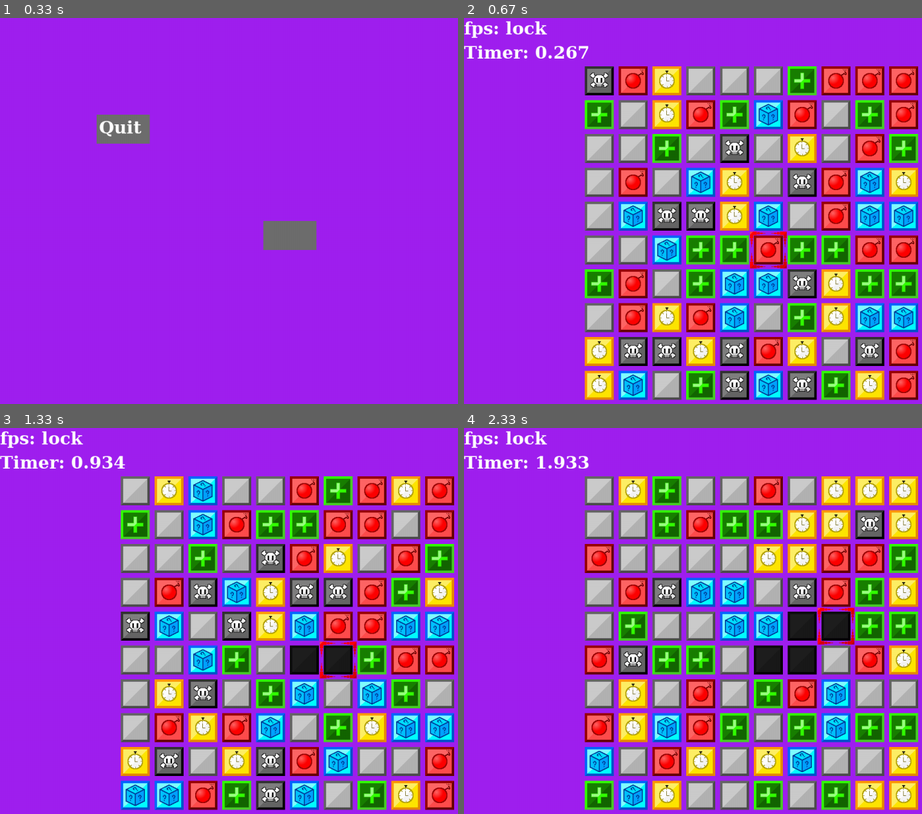
Above: before the commit, frames 1-4 (two rows, left to right).
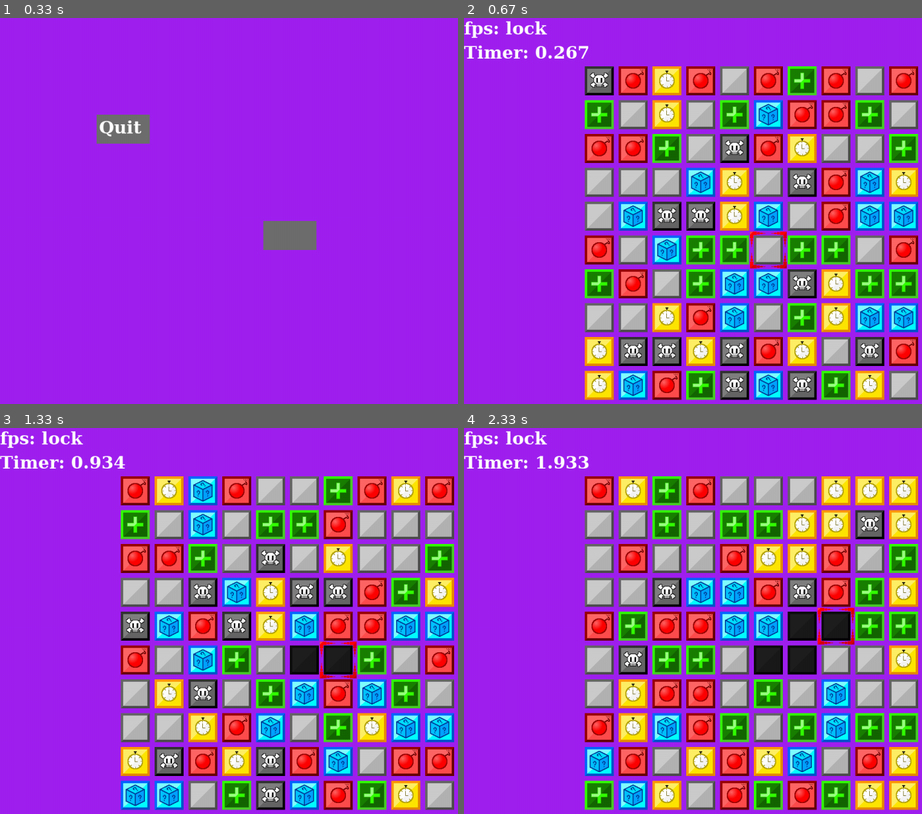
Above: after the commit, the same moments.

Repository: GitHubBoi415/Pygame-game
Game: pygame game, started from test.py
The game is run twice, just before and just after one commit, with the same random seed, the same clock (stepped at 60 frames per second) and the same inputs.
Inputs (mouse positions are in pixels of both pictures, inside the frame that each line leads up to):
- Up to frame 1 (0.33 s): no input
- Up to frame 2 (0.67 s): click (752, 234) at 0.38 s
- Up to frame 3 (1.33 s): tap Space at 0.67, 1.07 s; hold D from 1 s (still down)
- Up to frame 4 (2.33 s): tap Space at 1.37, 1.57, 1.9, 2.2 s; release D at 1.47 s; hold W 1.5-1.8 s; hold D 1.83-2.3 s

Frame 1 is identical in both runs. In frame 2, 8.3% of the frame differs, in the area x 26-100%, y 12-99%; in frame 3, 10%; in frame 4, 11%, in the area x 26-92%, y 12-99%.

Commit message:
removed some unessecary comments

Diff:
--- a/test.py
+++ b/test.py
@@ -40,9 +40,9 @@
     # actual_number = (round(random_seed_list[grid_number]) + number) % 12
     match actual_number % 12:
         case 0:
-            return blank_img
+            return bomb_img
         case 1:
-            return bomb_img
+            return blank_img
         case 2:
             return clock_img
         case 3:
@@ -65,62 +65,6 @@
             return skull_img
         case _:
             return blank_img
-    '''if (0 <= random_seed_list[2] < 50):
-        match actual_number % 12:
-            case 0:
-                return blank_img
-            case 1:
-                return bomb_img
-            case 2:
-                return clock_img
-            case 3:
-                return dice_img
-            case 4:
-                return heal_img
-            case 5:
-                return blank_img
-            case 6:
-                return bomb_img
-            case 7:
-                return clock_img
-            case 8:
-                return dice_img
-            case 9:
-                return heal_img
-            case 10:
-                return blank_img
-            case 11:
-                return skull_img
-            case _:
-                return blank_img
-    else:
-        match actual_number % 12:
-            case 0:
-                return blank_img
-            case 1:
-                return heal_img
-            case 2:
-                return clock_img
-            case 3:
-                return dice_img
-            case 4:
-                return bomb_img
-            case 5:
-                return blank_img
-            case 6:
-                return heal_img
-            case 7:
-                return clock_img
-            case 8:
-                return dice_img
-            case 9:
-                return bomb_img
-            case 10:
-                return blank_img
-            case 11:
-                return skull_img
-            case _:
-                return blank_img'''
 
 def drawGrid():
 
